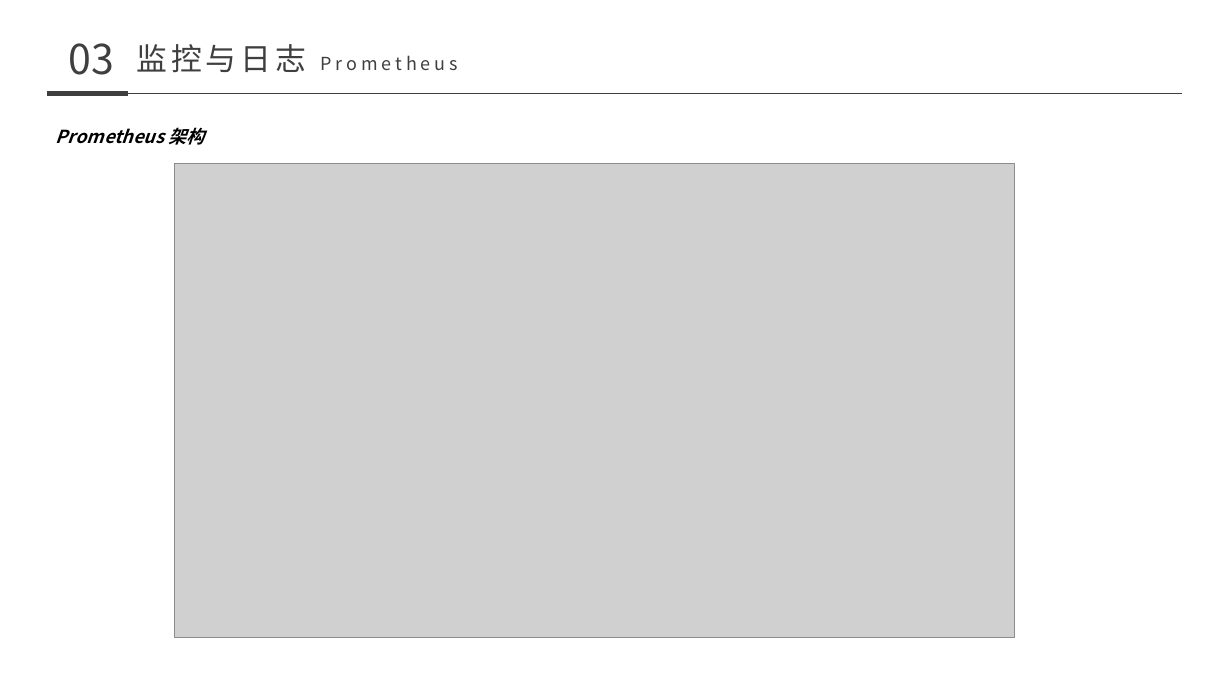
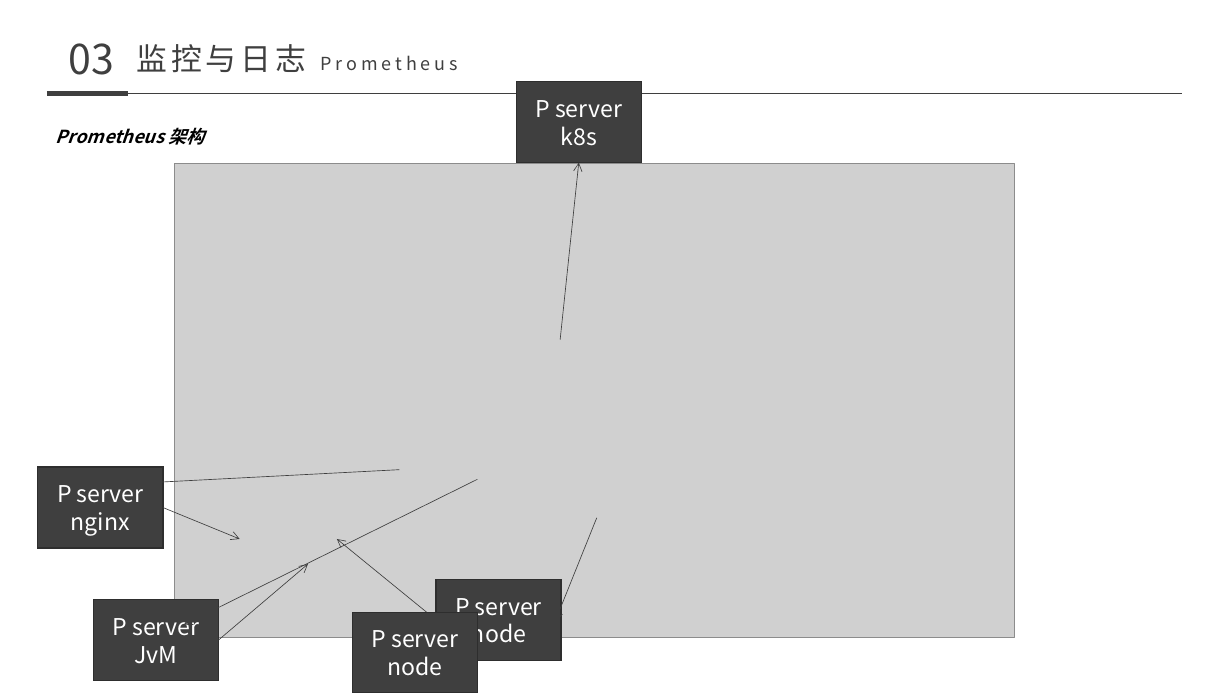
Before and after one commit to nutionMedivn/Kubernetes-training-camp, a slide deck: slide 71 of 基础/008-011 kubernetes.pptx. Drawn at 1232x693 pixels with LibreOffice and Linux fonts; fonts in the diff are those of the drawing; grey boxes stand for pictures. Boxes give left, top, right and bottom in pixels: in the first picture for what was removed or moved away, otherwise in the second. Text is boxed around its words. In the diff, an @@ line names an element or a change of style, - is before the commit and + after.

```diff
--- a/基础/008-011 kubernetes.pptx
+++ b/基础/008-011 kubernetes.pptx
@@ rectangle added at [517, 82, 641, 164], fill #3F3F3F, outline #2F2F2F 1 pt, 18 pt, text #FFFFFF @@
+P server
+k8s
@@ arrow added from (560, 340) to (579, 163), #3F3F3F 0.5 pt @@
@@ rectangle added at [38, 468, 163, 549], fill #3F3F3F, outline #2F2F2F 1 pt, 18 pt, text #FFFFFF @@
+P server
+nginx
@@ arrow added from (399, 470) to (140, 483), #3F3F3F 0.5 pt @@
@@ arrow added from (163, 507) to (239, 539), #3F3F3F 0.5 pt @@
@@ arrow added from (478, 480) to (184, 625), #3F3F3F 0.5 pt @@
@@ arrow added from (436, 620) to (337, 539), #3F3F3F 0.5 pt @@
@@ arrow added from (597, 518) to (555, 621), #3F3F3F 0.5 pt @@
@@ arrow added from (219, 640) to (308, 564), #3F3F3F 0.5 pt @@
@@ rectangle added at [436, 579, 561, 661], fill #3F3F3F, outline #2F2F2F 1 pt, 18 pt, text #FFFFFF @@
+P server
+node
@@ rectangle added at [93, 600, 218, 681], fill #3F3F3F, outline #2F2F2F 1 pt, 18 pt, text #FFFFFF @@
+P server JvM
@@ rectangle added at [352, 612, 477, 693], fill #3F3F3F, outline #2F2F2F 1 pt, 18 pt, text #FFFFFF @@
+P server
+node
```
Also in this commit, not shown: 5 other slides changed.
